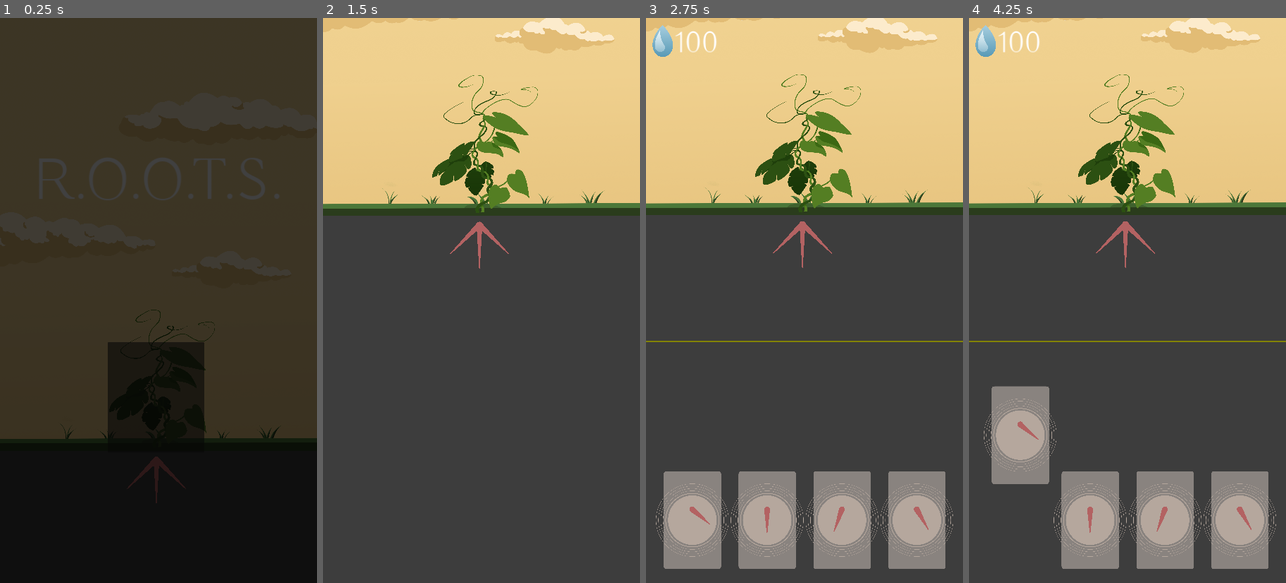
Above: before the commit, frames 1-4 (left to right).
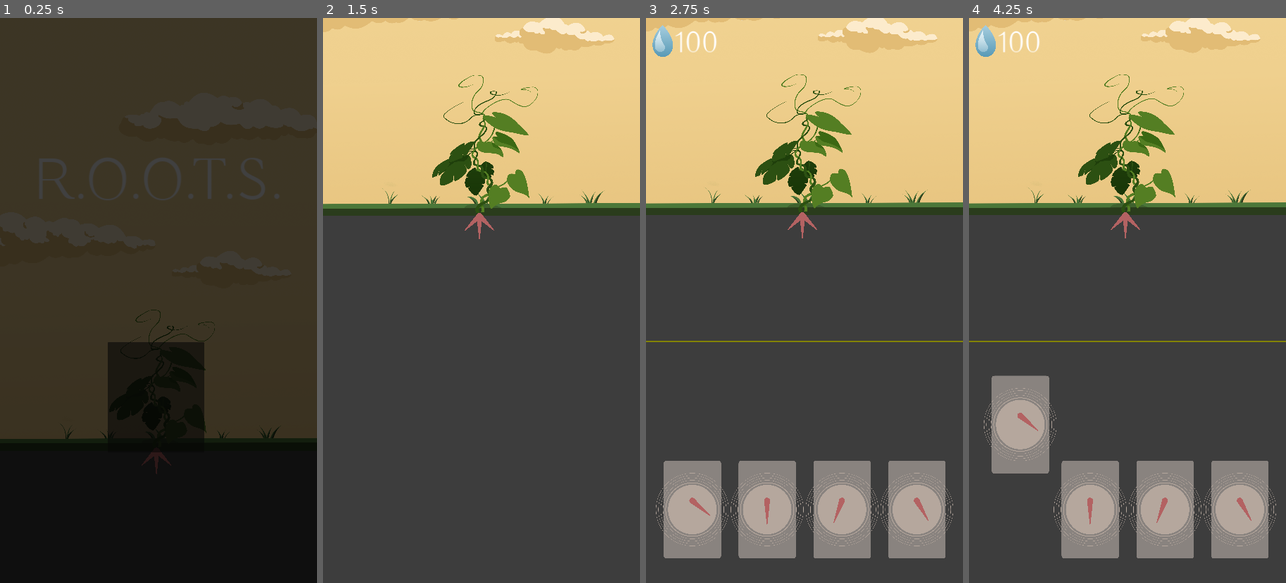
Above: after the commit, the same moments.

Repository: Disablak/ggj23
Game: Godot game, scene res://Main.tscn
The game is run twice, just before and just after one commit, with the same random seed, the same clock (stepped at 60 frames per second) and the same inputs.
Inputs (mouse positions are in pixels of both pictures, inside the frame that each line leads up to):
- Up to frame 1 (0.25 s): no input
- Up to frame 2 (1.5 s): click (478, 396) at 0.5 s; drag from (478, 277) to (513, 176) at 1.27 s
- Up to frame 3 (2.75 s): drag from (801, 232) to (788, 413) at 2.02 s
- Up to frame 4 (4.25 s): tap Enter at 2.75 s; move the mouse to (1124, 232) at 2.77 s; click (1124, 232) at 2.92 s; tap Space at 3.5 s; drag from (1016, 520) to (1032, 215) at 3.52 s

The runs differ from the first frame. In frame 1, 0.3% of the frame differs, in the area x 40-59%, y 76-86%; in frame 2, 0.3%; in frame 3, 6.3%; in frame 4, 6.3%, in the area x 4-97%, y 34-98%.

Commit message:
animation

Diff:
--- a/levels/LevelBase.tscn
+++ b/levels/LevelBase.tscn
@@ -15,22 +15,25 @@
 position = Vector2(533, 700)
 is_start_stick = true
 
-[node name="Line2D" parent="Stick" index="2"]
-points = PackedVector2Array(2.08165e-12, 2.08165e-12, 100, 100)
+[node name="Line2D" parent="Stick" index="3"]
+points = PackedVector2Array(2.08165e-12, 2.08165e-12, 50, 50)
+default_color = Color(0.701961, 0.384314, 0.384314, 1)
 
 [node name="Stick2" parent="." instance=ExtResource("1_jo4in")]
 position = Vector2(533, 700)
 is_start_stick = true
 
-[node name="Line2D" parent="Stick2" index="2"]
-points = PackedVector2Array(2.08165e-12, 2.08165e-12, -100, 100)
+[node name="Line2D" parent="Stick2" index="3"]
+points = PackedVector2Array(2.08165e-12, 2.08165e-12, -50, 50)
+default_color = Color(0.701961, 0.384314, 0.384314, 1)
 
 [node name="Stick3" parent="." instance=ExtResource("1_jo4in")]
 position = Vector2(533, 700)
 is_start_stick = true
 
-[node name="Line2D" parent="Stick3" index="2"]
-points = PackedVector2Array(2.08165e-12, 2.08165e-12, 2.08165e-12, 150)
+[node name="Line2D" parent="Stick3" index="3"]
+points = PackedVector2Array(2.08165e-12, 2.08165e-12, 2.08165e-12, 80)
+default_color = Color(0.701961, 0.384314, 0.384314, 1)
 
 [node name="Obstacle" type="Node2D" parent="."]
 position = Vector2(-156, 1162)
--- a/scenes/Stick.tscn
+++ b/scenes/Stick.tscn
@@ -10,6 +10,376 @@
 [sub_resource type="Curve" id="Curve_r2uxl"]
 _data = [Vector2(0, 1), 0.0, -0.870038, 0, 1, Vector2(1, 0.129962), -0.870038, 0.0, 1, 0]
 point_count = 2
+
+[sub_resource type="Animation" id="Animation_m55qc"]
+resource_name = "spawn"
+length = 1.0001
+tracks/0/type = "bezier"
+tracks/0/imported = false
+tracks/0/enabled = true
+tracks/0/path = NodePath("Sprite2DCard:scale:x")
+tracks/0/interp = 1
+tracks/0/loop_wrap = true
+tracks/0/keys = {
+"handle_modes": PackedInt32Array(0, 0),
+"points": PackedFloat32Array(1e-05, -0.25, 0, 0.25, 0, 0.2, -0.25, 0, 0.25, 0),
+"times": PackedFloat32Array(0, 1)
+}
+tracks/1/type = "bezier"
+tracks/1/imported = false
+tracks/1/enabled = true
+tracks/1/path = NodePath("Sprite2DCard:scale:y")
+tracks/1/interp = 1
+tracks/1/loop_wrap = true
+tracks/1/keys = {
+"handle_modes": PackedInt32Array(0, 0),
+"points": PackedFloat32Array(0.24, -0.25, 0, 0.25, 0, 0.24, -0.25, 0, 0.25, 0),
+"times": PackedFloat32Array(0, 1)
+}
+tracks/2/type = "bezier"
+tracks/2/imported = false
+tracks/2/enabled = true
+tracks/2/path = NodePath("Sprite2DCard2:self_modulate:a")
+tracks/2/interp = 1
+tracks/2/loop_wrap = true
+tracks/2/keys = {
+"handle_modes": PackedInt32Array(0, 0),
+"points": PackedFloat32Array(0, -0.25, 0, 0.25, 0, 1, -0.25, 0, 0.25, 0),
+"times": PackedFloat32Array(0, 1)
+}
+tracks/3/type = "bezier"
+tracks/3/imported = false
+tracks/3/enabled = true
+tracks/3/path = NodePath("Line2D:default_color:a")
+tracks/3/interp = 1
+tracks/3/loop_wrap = true
+tracks/3/keys = {
+"handle_modes": PackedInt32Array(0, 0),
+"points": PackedFloat32Array(0, -0.25, 0, 0.25, 0, 1, -0.25, 0, 0.25, 0),
+"times": PackedFloat32Array(0, 1)
+}
+
+[sub_resource type="Animation" id="Animation_sn5ih"]
+length = 0.001
+tracks/0/type = "bezier"
+tracks/0/imported = false
+tracks/0/enabled = true
+tracks/0/path = NodePath("Sprite2DCard:scale:x")
+tracks/0/interp = 1
+tracks/0/loop_wrap = true
+tracks/0/keys = {
+"handle_modes": PackedInt32Array(0),
+"points": PackedFloat32Array(1e-05, -0.25, 0, 0.25, 0),
+"times": PackedFloat32Array(0)
+}
+tracks/1/type = "bezier"
+tracks/1/imported = false
+tracks/1/enabled = true
+tracks/1/path = NodePath("Sprite2DCard:scale:y")
+tracks/1/interp = 1
+tracks/1/loop_wrap = true
+tracks/1/keys = {
+"handle_modes": PackedInt32Array(0),
+"points": PackedFloat32Array(0.24, -0.25, 0, 0.25, 0),
+"times": PackedFloat32Array(0)
+}
+tracks/2/type = "bezier"
+tracks/2/imported = false
+tracks/2/enabled = true
+tracks/2/path = NodePath("Sprite2DCard2:self_modulate:a")
+tracks/2/interp = 1
+tracks/2/loop_wrap = true
+tracks/2/keys = {
+"handle_modes": PackedInt32Array(0),
+"points": PackedFloat32Array(0, -0.25, 0, 0.25, 0),
+"times": PackedFloat32Array(0)
+}
+tracks/3/type = "bezier"
+tracks/3/imported = false
+tracks/3/enabled = true
+tracks/3/path = NodePath("Line2D:default_color:a")
+tracks/3/interp = 1
+tracks/3/loop_wrap = true
+tracks/3/keys = {
+"handle_modes": PackedInt32Array(0),
+"points": PackedFloat32Array(1, -0.25, 0, 0.25, 0),
+"times": PackedFloat32Array(0)
+}
+tracks/4/type = "bezier"
+tracks/4/imported = false
+tracks/4/enabled = true
+tracks/4/path = NodePath("Sprite2DCard:self_modulate:r")
+tracks/4/interp = 1
+tracks/4/loop_wrap = true
+tracks/4/keys = {
+"handle_modes": PackedInt32Array(0),
+"points": PackedFloat32Array(1, -0.25, 0, 0.25, 0),
+"times": PackedFloat32Array(0)
+}
+tracks/5/type = "bezier"
+tracks/5/imported = false
+tracks/5/enabled = true
+tracks/5/path = NodePath("Sprite2DCard:self_modulate:g")
+tracks/5/interp = 1
+tracks/5/loop_wrap = true
+tracks/5/keys = {
+"handle_modes": PackedInt32Array(0),
+"points": PackedFloat32Array(1, -0.25, 0, 0.25, 0),
+"times": PackedFloat32Array(0)
+}
+tracks/6/type = "bezier"
+tracks/6/imported = false
+tracks/6/enabled = true
+tracks/6/path = NodePath("Sprite2DCard:self_modulate:b")
+tracks/6/interp = 1
+tracks/6/loop_wrap = true
+tracks/6/keys = {
+"handle_modes": PackedInt32Array(0),
+"points": PackedFloat32Array(1, -0.25, 0, 0.25, 0),
+"times": PackedFloat32Array(0)
+}
+tracks/7/type = "bezier"
+tracks/7/imported = false
+tracks/7/enabled = true
+tracks/7/path = NodePath("Sprite2DCard:self_modulate:a")
+tracks/7/interp = 1
+tracks/7/loop_wrap = true
+tracks/7/keys = {
+"handle_modes": PackedInt32Array(0),
+"points": PackedFloat32Array(0.509804, -0.25, 0, 0.25, 0),
+"times": PackedFloat32Array(0)
+}
+tracks/8/type = "bezier"
+tracks/8/imported = false
+tracks/8/enabled = true
+tracks/8/path = NodePath("Sprite2DCard2:self_modulate:r")
+tracks/8/interp = 1
+tracks/8/loop_wrap = true
+tracks/8/keys = {
+"handle_modes": PackedInt32Array(0),
+"points": PackedFloat32Array(1, -0.25, 0, 0.25, 0),
+"times": PackedFloat32Array(0)
+}
+tracks/9/type = "bezier"
+tracks/9/imported = false
+tracks/9/enabled = true
+tracks/9/path = NodePath("Sprite2DCard2:self_modulate:g")
+tracks/9/interp = 1
+tracks/9/loop_wrap = true
+tracks/9/keys = {
+"handle_modes": PackedInt32Array(0),
+"points": PackedFloat32Array(1, -0.25, 0, 0.25, 0),
+"times": PackedFloat32Array(0)
+}
+tracks/10/type = "bezier"
+tracks/10/imported = false
+tracks/10/enabled = true
+tracks/10/path = NodePath("Sprite2DCard2:self_modulate:b")
+tracks/10/interp = 1
+tracks/10/loop_wrap = true
+tracks/10/keys = {
+"handle_modes": PackedInt32Array(0),
+"points": PackedFloat32Array(1, -0.25, 0, 0.25, 0),
+"times": PackedFloat32Array(0)
+}
+tracks/11/type = "bezier"
+tracks/11/imported = false
+tracks/11/enabled = true
+tracks/11/path = NodePath("Line2D:default_color:r")
+tracks/11/interp = 1
+tracks/11/loop_wrap = true
+tracks/11/keys = {
+"handle_modes": PackedInt32Array(0),
+"points": PackedFloat32Array(0.701961, -0.25, 0, 0.25, 0),
+"times": PackedFloat32Array(0)
+}
+tracks/12/type = "bezier"
+tracks/12/imported = false
+tracks/12/enabled = true
+tracks/12/path = NodePath("Line2D:default_color:g")
+tracks/12/interp = 1
+tracks/12/loop_wrap = true
+tracks/12/keys = {
+"handle_modes": PackedInt32Array(0),
+"points": PackedFloat32Array(0.384314, -0.25, 0, 0.25, 0),
+"times": PackedFloat32Array(0)
+}
+tracks/13/type = "bezier"
+tracks/13/imported = false
+tracks/13/enabled = true
+tracks/13/path = NodePath("Line2D:default_color:b")
+tracks/13/interp = 1
+tracks/13/loop_wrap = true
+tracks/13/keys = {
+"handle_modes": PackedInt32Array(0),
+"points": PackedFloat32Array(0.384314, -0.25, 0, 0.25, 0),
+"times": PackedFloat32Array(0)
+}
+
+[sub_resource type="Animation" id="Animation_5m1qm"]
+resource_name = "idle"
+loop_mode = 1
+tracks/0/type = "bezier"
+tracks/0/imported = false
+tracks/0/enabled = true
+tracks/0/path = NodePath("Sprite2DCard:self_modulate:r")
+tracks/0/interp = 1
+tracks/0/loop_wrap = true
+tracks/0/keys = {
+"handle_modes": PackedInt32Array(0, 0),
+"points": PackedFloat32Array(1, -0.25, 0, 0.25, 0, 1, -0.25, 0, 0.25, 0),
+"times": PackedFloat32Array(0, 1)
+}
+tracks/1/type = "bezier"
+tracks/1/imported = false
+tracks/1/enabled = true
+tracks/1/path = NodePath("Sprite2DCard:self_modulate:g")
+tracks/1/interp = 1
+tracks/1/loop_wrap = true
+tracks/1/keys = {
+"handle_modes": PackedInt32Array(0, 0),
+"points": PackedFloat32Array(1, -0.25, 0, 0.25, 0, 1, -0.25, 0, 0.25, 0),
+"times": PackedFloat32Array(0, 1)
+}
+tracks/2/type = "bezier"
+tracks/2/imported = false
+tracks/2/enabled = true
+tracks/2/path = NodePath("Sprite2DCard:self_modulate:b")
+tracks/2/interp = 1
+tracks/2/loop_wrap = true
+tracks/2/keys = {
+"handle_modes": PackedInt32Array(0, 0),
+"points": PackedFloat32Array(1, -0.25, 0, 0.25, 0, 1, -0.25, 0, 0.25, 0),
+"times": PackedFloat32Array(0, 1)
+}
+tracks/3/type = "bezier"
+tracks/3/imported = false
+tracks/3/enabled = true
+tracks/3/path = NodePath("Sprite2DCard:self_modulate:a")
+tracks/3/interp = 1
+tracks/3/loop_wrap = true
+tracks/3/keys = {
+"handle_modes": PackedInt32Array(0, 0),
+"points": PackedFloat32Array(0.509804, -0.25, 0, 0.25, 0, 0.509804, -0.25, 0, 0.25, 0),
+"times": PackedFloat32Array(0, 1)
+}
+tracks/4/type = "bezier"
+tracks/4/imported = false
+tracks/4/enabled = true
+tracks/4/path = NodePath("Sprite2DCard:scale:x")
+tracks/4/interp = 1
+tracks/4/loop_wrap = true
+tracks/4/keys = {
+"handle_modes": PackedInt32Array(0, 0),
+"points": PackedFloat32Array(1e-05, -0.25, 0, 0.25, 0, 1e-05, -0.25, 0, 0.25, 0),
+"times": PackedFloat32Array(0, 1)
+}
+tracks/5/type = "bezier"
+tracks/5/imported = false
+tracks/5/enabled = true
+tracks/5/path = NodePath("Sprite2DCard:scale:y")
+tracks/5/interp = 1
+tracks/5/loop_wrap = true
+tracks/5/keys = {
+"handle_modes": PackedInt32Array(0, 0),
+"points": PackedFloat32Array(0.24, -0.25, 0, 0.25, 0, 0.24, -0.25, 0, 0.25, 0),
+"times": PackedFloat32Array(0, 1)
+}
+tracks/6/type = "bezier"
+tracks/6/imported = false
+tracks/6/enabled = true
+tracks/6/path = NodePath("Sprite2DCard2:self_modulate:r")
+tracks/6/interp = 1
+tracks/6/loop_wrap = true
+tracks/6/keys = {
+"handle_modes": PackedInt32Array(0, 0),
+"points": PackedFloat32Array(1, -0.25, 0, 0.25, 0, 1, -0.25, 0, 0.25, 0),
+"times": PackedFloat32Array(0, 1)
+}
+tracks/7/type = "bezier"
+tracks/7/imported = false
+tracks/7/enabled = true
+tracks/7/path = NodePath("Sprite2DCard2:self_modulate:g")
+tracks/7/interp = 1
+tracks/7/loop_wrap = true
+tracks/7/keys = {
+"handle_modes": PackedInt32Array(0, 0),
+"points": PackedFloat32Array(1, -0.25, 0, 0.25, 0, 1, -0.25, 0, 0.25, 0),
+"times": PackedFloat32Array(0, 1)
+}
+tracks/8/type = "bezier"
+tracks/8/imported = false
+tracks/8/enabled = true
+tracks/8/path = NodePath("Sprite2DCard2:self_modulate:b")
+tracks/8/interp = 1
+tracks/8/loop_wrap = true
+tracks/8/keys = {
+"handle_modes": PackedInt32Array(0, 0),
+"points": PackedFloat32Array(1, -0.25, 0, 0.25, 0, 1, -0.25, 0, 0.25, 0),
+"times": PackedFloat32Array(0, 1)
+}
+tracks/9/type = "bezier"
+tracks/9/imported = false
+tracks/9/enabled = true
+tracks/9/path = NodePath("Sprite2DCard2:self_modulate:a")
+tracks/9/interp = 1
+tracks/9/loop_wrap = true
+tracks/9/keys = {
+"handle_modes": PackedInt32Array(0, 0),
+"points": PackedFloat32Array(0, -0.25, 0, 0.25, 0, 0, -0.25, 0, 0.25, 0),
+"times": PackedFloat32Array(0, 1)
+}
+tracks/10/type = "bezier"
+tracks/10/imported = false
+tracks/10/enabled = true
+tracks/10/path = NodePath("Line2D:default_color:r")
+tracks/10/interp = 1
+tracks/10/loop_wrap = true
+tracks/10/keys = {
+"handle_modes": PackedInt32Array(0, 0),
+"points": PackedFloat32Array(0.701961, -0.25, 0, 0.25, 0, 0.701961, -0.25, 0, 0.25, 0),
+"times": PackedFloat32Array(0, 1)
+}
+tracks/11/type = "bezier"
+tracks/11/imported = false
+tracks/11/enabled = true
+tracks/11/path = NodePath("Line2D:default_color:g")
+tracks/11/interp = 1
+tracks/11/loop_wrap = true
+tracks/11/keys = {
+"handle_modes": PackedInt32Array(0, 0),
+"points": PackedFloat32Array(0.384314, -0.25, 0, 0.25, 0, 0.384314, -0.25, 0, 0.25, 0),
+"times": PackedFloat32Array(0, 1)
+}
+tracks/12/type = "bezier"
+tracks/12/imported = false
+tracks/12/enabled = true
+tracks/12/path = NodePath("Line2D:default_color:b")
+tracks/12/interp = 1
+tracks/12/loop_wrap = true
+tracks/12/keys = {
+"handle_modes": PackedInt32Array(0, 0),
+"points": PackedFloat32Array(0.384314, -0.25, 0, 0.25, 0, 0.384314, -0.25, 0, 0.25, 0),
+"times": PackedFloat32Array(0, 1)
+}
+tracks/13/type = "bezier"
+tracks/13/imported = false
+tracks/13/enabled = true
+tracks/13/path = NodePath("Line2D:default_color:a")
+tracks/13/interp = 1
+tracks/13/loop_wrap = true
+tracks/13/keys = {
+"handle_modes": PackedInt32Array(0, 0),
+"points": PackedFloat32Array(0, -0.25, 0, 0.25, 0, 0, -0.25, 0, 0.25, 0),
+"times": PackedFloat32Array(0, 1)
+}
+
+[sub_resource type="AnimationLibrary" id="AnimationLibrary_jb6if"]
+_data = {
+"RESET": SubResource("Animation_sn5ih"),
+"idle": SubResource("Animation_5m1qm"),
+"spawn": SubResource("Animation_m55qc")
+}
 
 [node name="Stick" type="StaticBody2D" node_paths=PackedStringArray("line2d")]
 input_pickable = true
@@ -18,26 +388,31 @@
 metadata/_edit_group_ = true
 
 [node name="Sprite2DCard" type="Sprite2D" parent="."]
-visible = false
 self_modulate = Color(1, 1, 1, 0.509804)
-position = Vector2(2.08165e-12, 36)
-scale = Vector2(0.2, 0.24)
+position = Vector2(2.08165e-12, 2.08165e-12)
+scale = Vector2(1e-05, 0.24)
 texture = ExtResource("2_lf8p7")
 
 [node name="Sprite2DCard2" type="Sprite2D" parent="."]
-visible = false
-position = Vector2(2.08165e-12, 36)
+self_modulate = Color(1, 1, 1, 0)
+position = Vector2(2.08165e-12, 2.08165e-12)
 scale = Vector2(0.2, 0.2)
 texture = ExtResource("3_qjxy3")
 
 [node name="CollisionShape2D" type="CollisionShape2D" parent="."]
-position = Vector2(2.08165e-12, 34)
+position = Vector2(2.08165e-12, 2.08165e-12)
 shape = SubResource("RectangleShape2D_i1r28")
 debug_color = Color(0, 0.6, 0.701961, 0)
 
 [node name="Line2D" type="Line2D" parent="."]
+position = Vector2(2.08165e-12, -30)
 points = PackedVector2Array(2.08165e-12, 2.08165e-12, 47, 49)
 width = 20.0
 width_curve = SubResource("Curve_r2uxl")
-default_color = Color(0.701961, 0.384314, 0.384314, 1)
+default_color = Color(0.701961, 0.384314, 0.384314, 0)
 begin_cap_mode = 2
+
+[node name="AnimationPlayer" type="AnimationPlayer" parent="."]
+libraries = {
+"": SubResource("AnimationLibrary_jb6if")
+}
--- a/scripts/RootsController.gd
+++ b/scripts/RootsController.gd
@@ -92,7 +92,7 @@
 
 	for stick in all_sticks_in_root:
 		var stick_pos = get_stick_end_pos(stick)
-		var distance_to_points = stick_pos.distance_to(selected_stick.position)
+		var distance_to_points = stick_pos.distance_to(get_stick_start_pos(selected_stick))
 		draw_hints.clear_hint_point()
 		draw_hints.clear_stick()
 		show_hint_water(null)
@@ -161,7 +161,7 @@
 
 	for stick in all_sticks_in_root:
 		var stick_pos = get_stick_end_pos(stick)
-		var distance_to_points = stick_pos.distance_to(selected_stick.position)
+		var distance_to_points = stick_pos.distance_to(get_stick_start_pos(selected_stick))
 		if distance_to_points > DISTANCE_TO_DETECT_POINTS:
 			continue
 
@@ -197,7 +197,7 @@
 				release_stick_wrong()
 				return
 
-		set_sticks(stick, selected_stick, stick_pos)
+		set_sticks(stick, selected_stick)
 		return
 
 	release_stick_wrong()
@@ -214,6 +214,7 @@
 			continue
 
 		stick.is_connected_to_root = true
+		stick.line2d.default_color.a = 1.0
 		all_sticks_in_root.append(stick)
 
 		if is_lowest(stick):
@@ -237,16 +238,17 @@
 	new_stick.start_pos = pos
 	new_stick.position = pos
 	new_stick.show_card(true)
+	new_stick.play_spawn()
 	new_stick.id = available_id
 	available_id += 1
 	return new_stick
 
 
-func set_sticks(parent_stick: Stick, child_stick: Stick, parent_end_pos: Vector2):
+func set_sticks(parent_stick: Stick, child_stick: Stick):
 	parent_stick.stick_children.append(child_stick)
 	child_stick.stick_parent = parent_stick
 
-	child_stick.position = parent_end_pos
+	child_stick.position = get_stick_end_pos(parent_stick) - child_stick.line2d.position
 	child_stick.is_connected_to_root = true
 	all_sticks_in_root.append(child_stick)
 	dict_pos_and_stick.erase(child_stick.start_pos)
@@ -282,11 +284,11 @@
 
 
 func get_stick_start_pos(stick: Stick) -> Vector2:
-	return stick.position + stick.start_point
+	return stick.position + stick.line2d.position + stick.start_point
 
 
 func get_stick_end_pos(stick: Stick) -> Vector2:
-	return stick.position + stick.end_point
+	return stick.position + stick.line2d.position + stick.end_point
 
 
 func get_stick(id) -> Stick:
--- a/scripts/Stick.gd
+++ b/scripts/Stick.gd
@@ -3,6 +3,7 @@
 
 @onready var sprite_card := $Sprite2DCard
 @onready var sprite_detal := $Sprite2DCard2
+@onready var animation_player: AnimationPlayer = $AnimationPlayer
 
 @export var is_start_stick = false
 @export var line2d: Line2D
@@ -87,6 +88,14 @@
 	card_is_visible = show
 
 
+func play_spawn():
+	animation_player.play("spawn")
+
+
+func play_idle():
+	animation_player.play("idle")
+
+
 func _set_end_point(point: Vector2):
 	line2d.set_point_position(1, point)
 	end_point = point
Not shown: 1 places in scenes/Stick.tscn that only renumber resources
